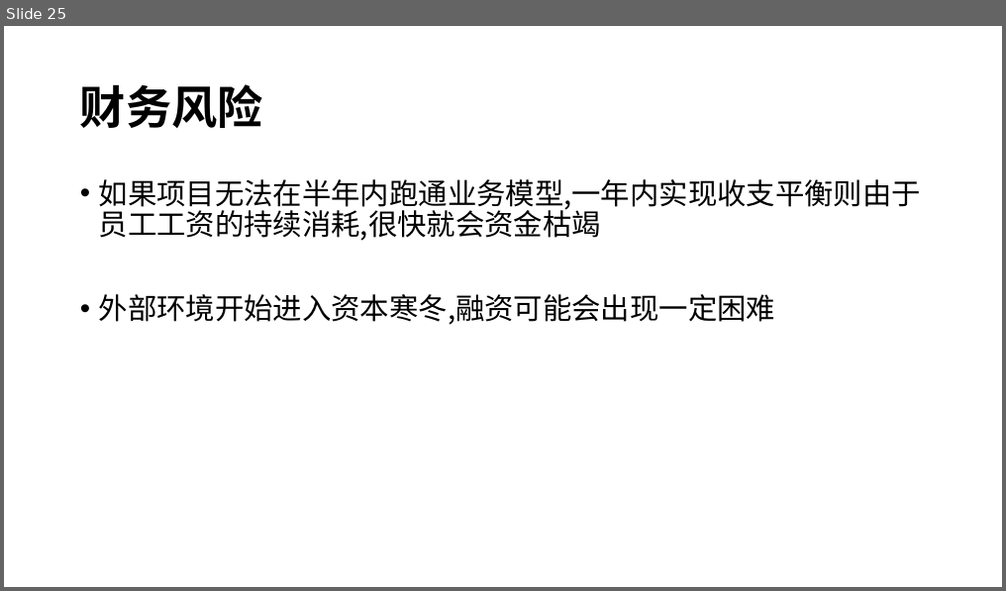
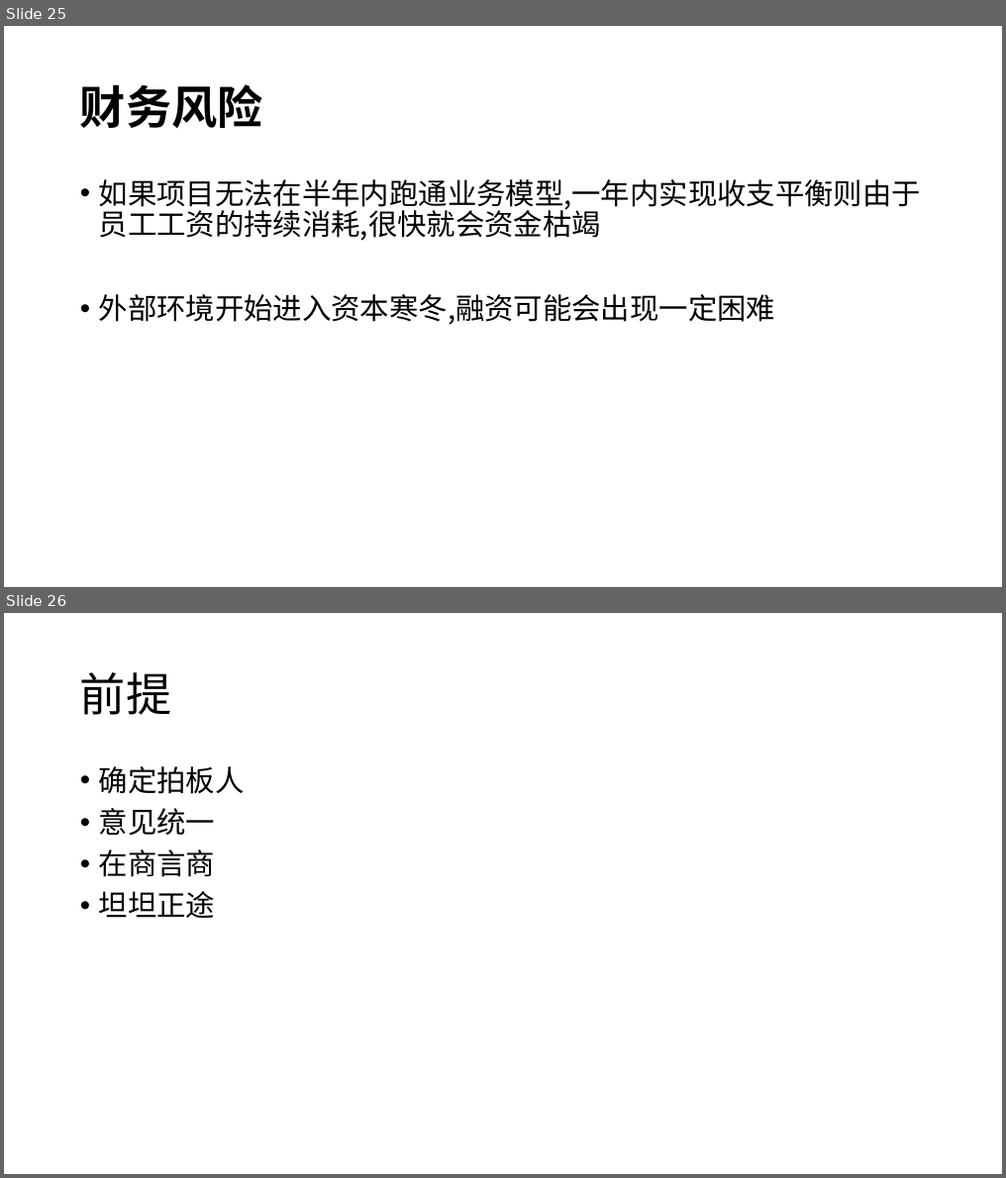
Before and after one commit to awanglilong/awanglilong.github.io, a slide deck: _posts/商业需求.pptx. Shown one above the other, each under a label of ours: slide 25 before the commit, slides 25 and 26 after it. The pictures are 1006x591 and 1006x1178 pixels, drawn with LibreOffice and Linux fonts; fonts in the diff are those of the drawing. Boxes give left, top, right and bottom in pixels: in the first picture for what was removed or moved away, otherwise in the second. Text is boxed around its words. In the diff, an @@ line names an element or a change of style, - is before the commit and + after.

Commit message:
change

```diff
--- a/_posts/商业需求.pptx
+++ b/_posts/商业需求.pptx
@@ slide 26 added at (4,613,1002,1174), background #FFFFFF @@
@@ title added at (80,672,171,715), 44 pt, text #000000 @@
+前提
@@ text added at (99,766,245,918), 28 pt, text #000000 @@
+• 确定拍板人
+• 意见统一
+• 在商言商
+• 坦坦正途
```
Also in this commit, not shown: 1 other slide added.
